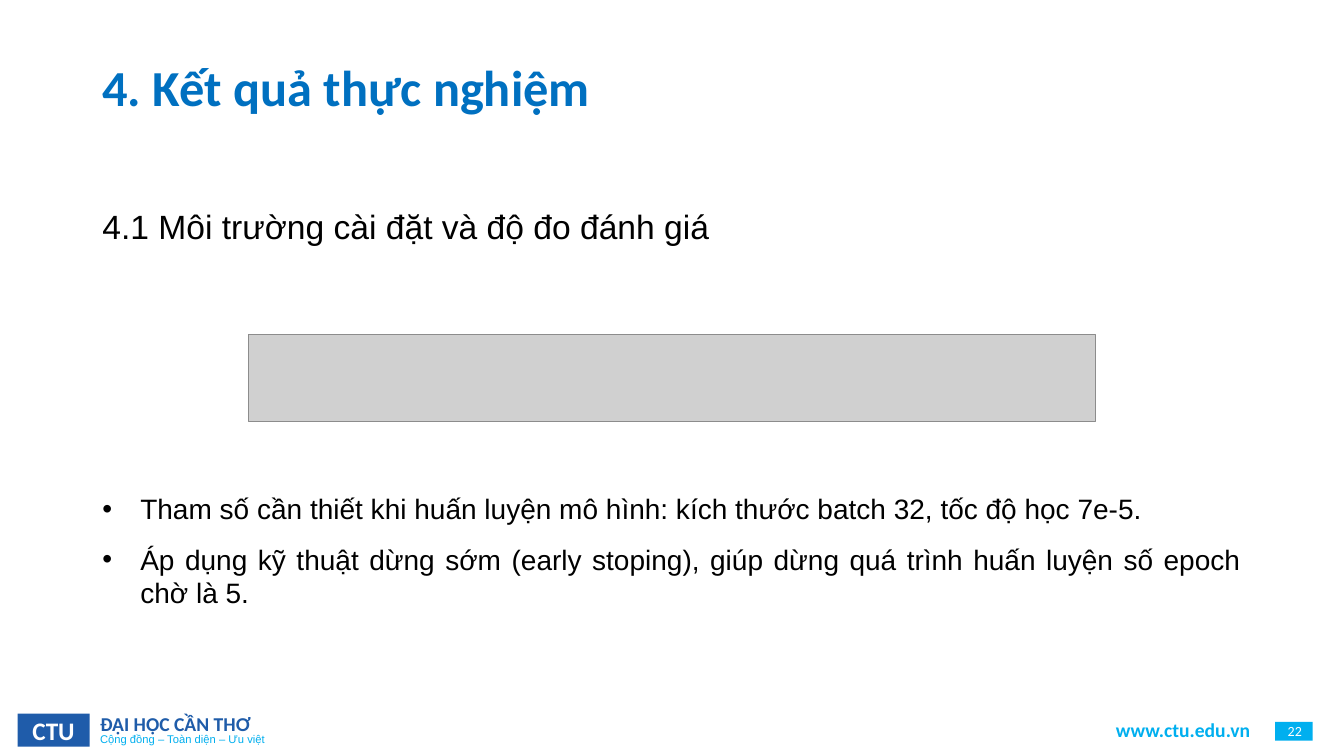
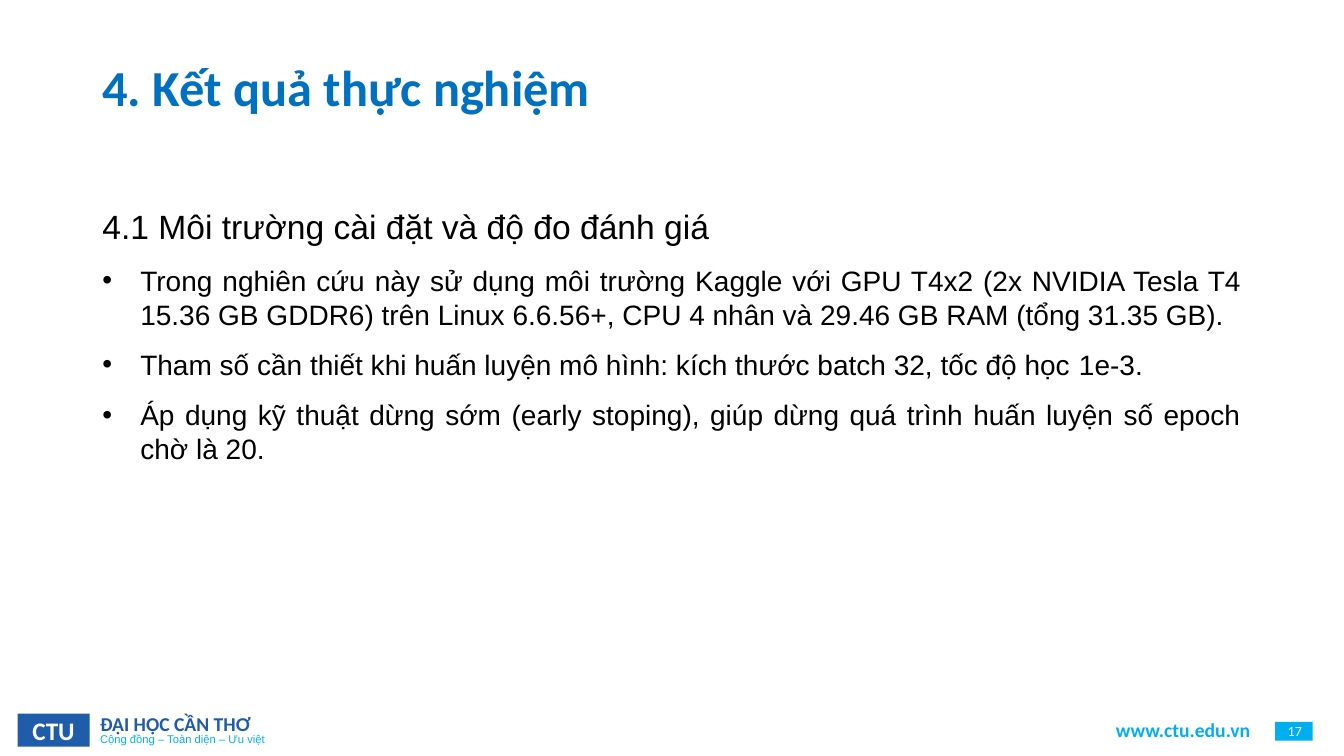
Before and after one commit to Viet0904/FER, a slide deck: slide 17 of BaoCao/B2111908_LuanVan.pptx (slide 22 before the commit). Drawn at 1344x756 pixels with LibreOffice and Linux fonts; fonts in the diff are those of the drawing; grey boxes stand for pictures; background and template pictures are left out. Boxes give left, top, right and bottom in pixels: in the first picture for what was removed or moved away, otherwise in the second. Text is boxed around its words. In the diff, an @@ line names an element or a change of style, - is before the commit and + after.

```diff
--- a/BaoCao/B2111908_LuanVan.pptx
+++ b/BaoCao/B2111908_LuanVan.pptx
@@ text at (140, 270, 1241, 460): text changed @@
-• Tham số cần thiết khi huấn luyện mô hình: kích thước batch 32, tốc độ học 7e-5.
-• Áp dụng kỹ thuật dừng sớm (early stoping), giúp dừng quá trình huấn luyện số epoch chờ là 5.
+• Trong nghiên cứu này sử dụng môi trường Kaggle với GPU T4x2 (2x NVIDIA Tesla T4 15.36 GB GDDR6) trên Linux 6.6.56+, CPU 4 nhân và 29.46 GB RAM (tổng 31.35 GB).
+• Tham số cần thiết khi huấn luyện mô hình: kích thước batch 32, tốc độ học 1e-3.
+• Áp dụng kỹ thuật dừng sớm (early stoping), giúp dừng quá trình huấn luyện số epoch chờ là 20.
@@ picture removed at (249, 335, 1096, 422) @@
@@ page number at (1288, 727, 1302, 736): text changed @@
-22
+17
```
Also in this commit, not shown: 9 other slides changed, 5 slides added, 10 slides removed, 7 other files.
